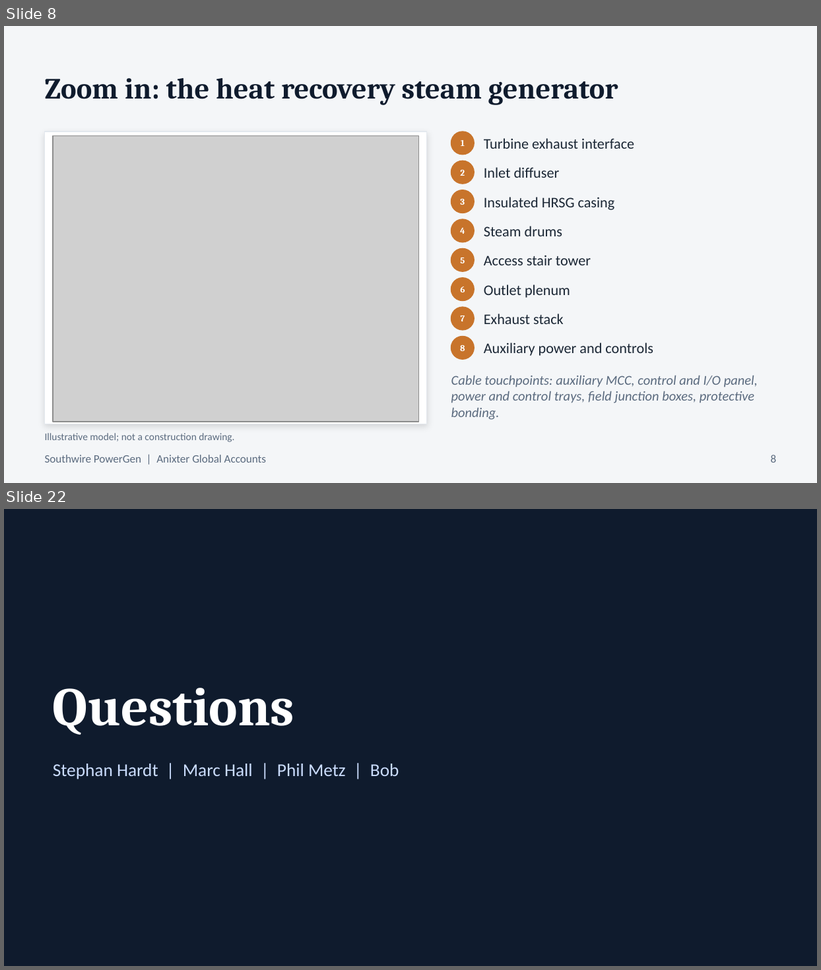
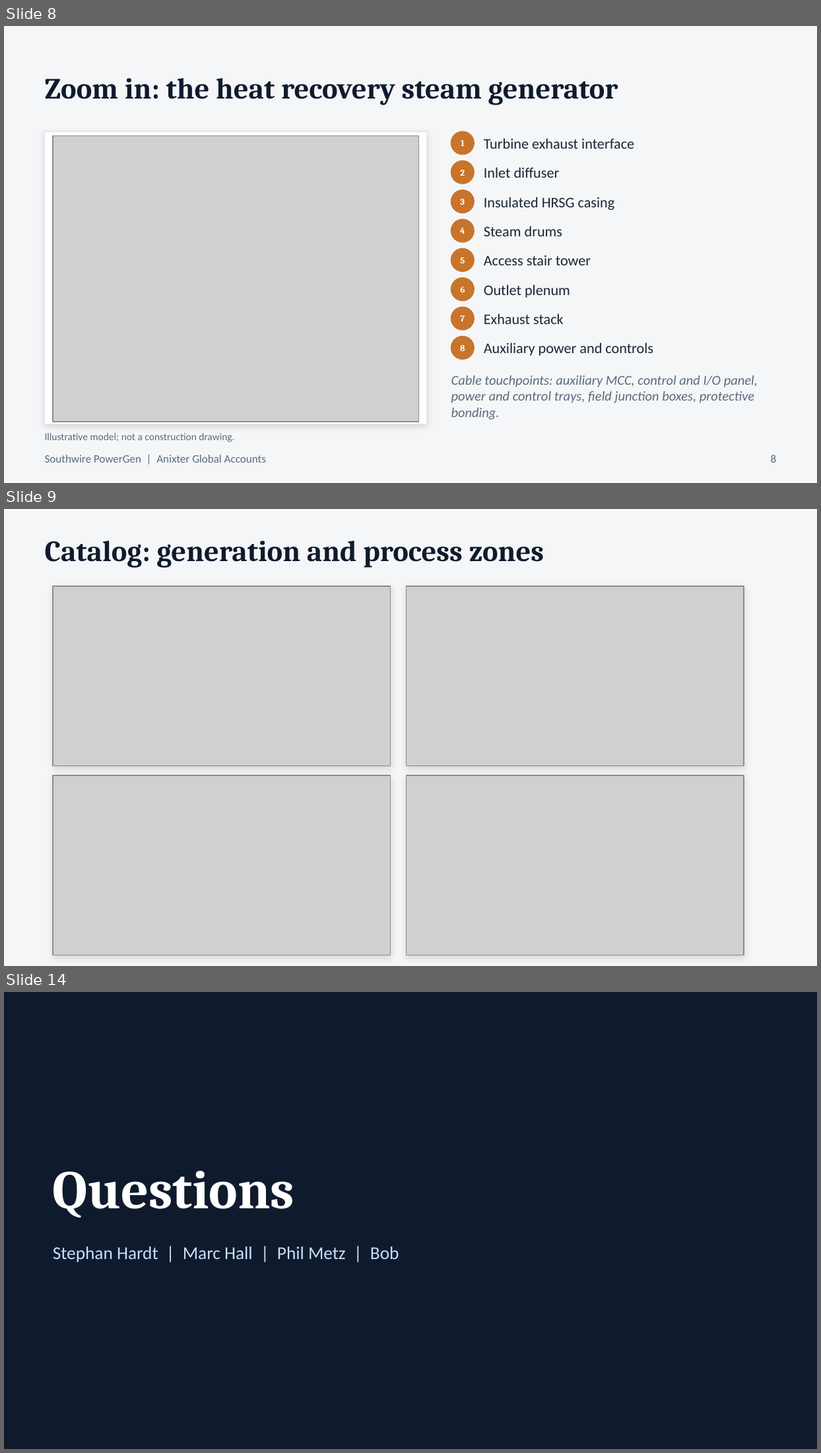
Before and after one commit to shardt87/ln, a slide deck: presentations/Anixter_PowerGen_Presentation_DRAFT.pptx. Shown one above the other, each under a label of ours: slides 8 and 22 before the commit, slides 8, 9 and 14 after it; the slides between them are not shown. The pictures are 821x970 and 821x1453 pixels, drawn with LibreOffice and Linux fonts; fonts in the diff are those of the drawing; grey boxes stand for pictures. Boxes give left, top, right and bottom in pixels: in the first picture for what was removed or moved away, otherwise in the second. Text is boxed around its words. In the diff, an @@ line names an element or a change of style, - is before the commit and + after.

```diff
--- a/presentations/Anixter_PowerGen_Presentation_DRAFT.pptx
+++ b/presentations/Anixter_PowerGen_Presentation_DRAFT.pptx
@@ slide 9 added at <box>4,509,817,966</box>, background #F4F6F8 @@
@@ text added at <box>45,541,544,568</box>, 26 pt, text #0F1B2D, bold @@
+Catalog: generation and process zones
@@ rectangle added at <box>53,586,390,766</box>, fill #FFFFFF, outline #E3E8EE 0.75 pt @@
@@ picture added at <box>53,586,390,766</box> @@
@@ rectangle added at <box>407,586,744,766</box>, fill #FFFFFF, outline #E3E8EE 0.75 pt @@
@@ picture added at <box>407,586,744,766</box> @@
@@ rectangle added at <box>53,776,390,955</box>, fill #FFFFFF, outline #E3E8EE 0.75 pt @@
@@ picture added at <box>53,776,390,955</box> @@
@@ rectangle added at <box>407,776,744,955</box>, fill #FFFFFF, outline #E3E8EE 0.75 pt @@
@@ picture added at <box>407,776,744,955</box> @@
@@ what was slide 22 is now slide 14 @@
```
Also in this commit, not shown: 3 slides changed, 1 other slide added, 10 slides removed, 18 other files.
